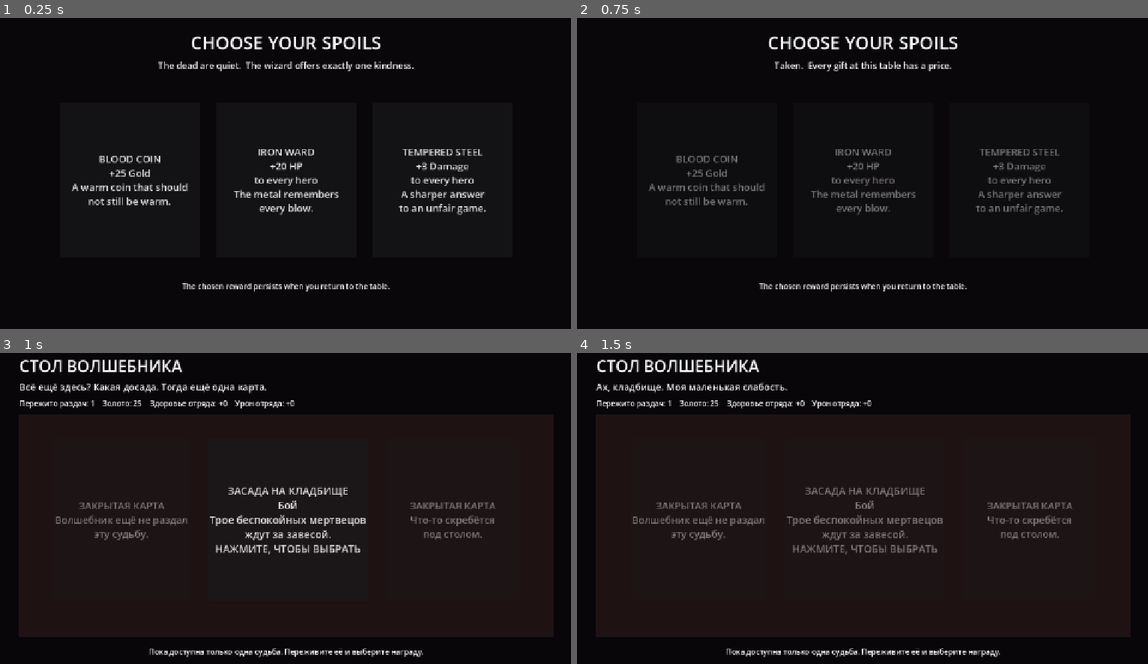
Above: before the commit, frames 1-4 (two rows, left to right).
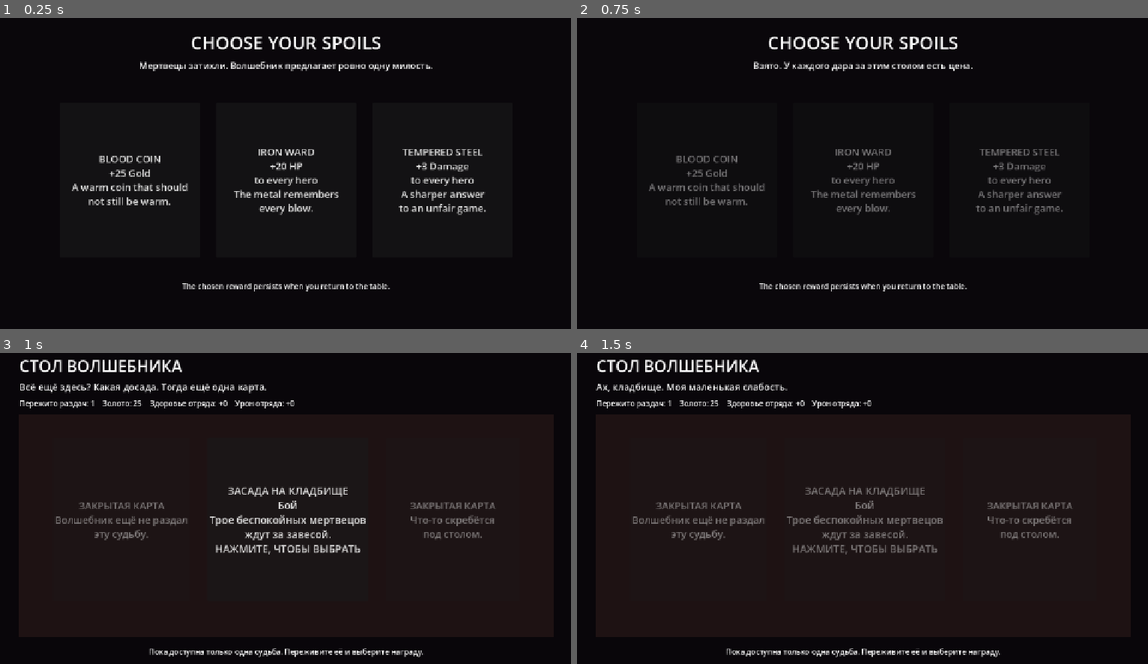
Above: after the commit, the same moments.

Repository: zampolit73/Misdeal
Game: Godot game, scene res://scenes/reward/reward.tscn
Same seed, same stepped clock (60 frames per second), same inputs: the game is played once before the commit and once after it. This scene is started directly instead of the project's main scene.
Inputs:
- Up to frame 1 (0.25 s): no input
- Up to frame 2 (0.75 s): click "BLOOD COIN +25 Gold A warm co…" at 0.5 s
- Up to frame 3 (1 s): no input
- Up to frame 4 (1.5 s): click "ЗАСАДА НА КЛАДБИЩЕ Бой Трое б…" at 1.25 s

The runs differ from the first frame. In frame 1, 0.7% of the frame differs, in the area x 24-76%, y 13-18%; in frame 2, 0.5%; in frame 3, nothing differs; in frame 4, nothing differs.

Commit message:
Translate gameplay text to Russian

Diff:
--- a/scripts/reward/reward.gd
+++ b/scripts/reward/reward.gd
@@ -10,12 +10,12 @@
 	iron_ward_button.pressed.connect(_choose_reward.bind("iron_ward"))
 	tempered_steel_button.pressed.connect(_choose_reward.bind("tempered_steel"))
 
-	summary_label.text = "The dead are quiet.  The wizard offers exactly one kindness."
+	summary_label.text = "Мертвецы затихли. Волшебник предлагает ровно одну милость."
 
 func _choose_reward(reward_id: String) -> void:
 	_disable_reward_buttons()
 	RunState.apply_reward(reward_id)
-	summary_label.text = "Taken.  Every gift at this table has a price."
+	summary_label.text = "Взято. У каждого дара за этим столом есть цена."
 	await get_tree().create_timer(0.35).timeout
 	get_tree().change_scene_to_file("res://scenes/table/table.tscn")
 
